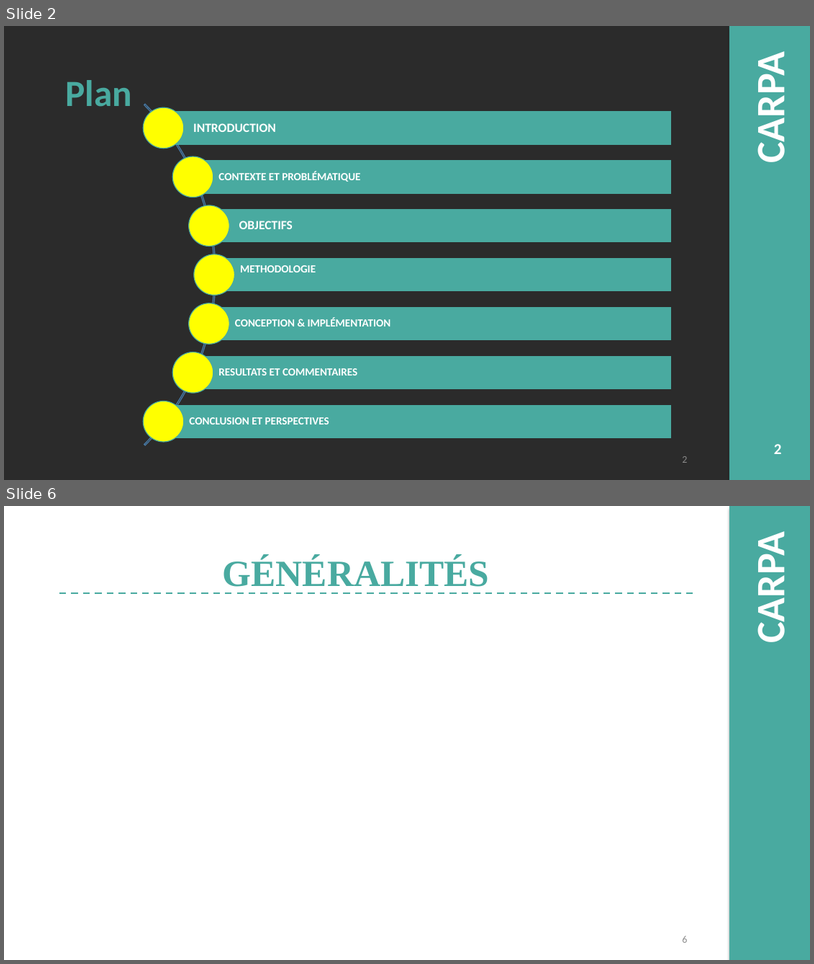
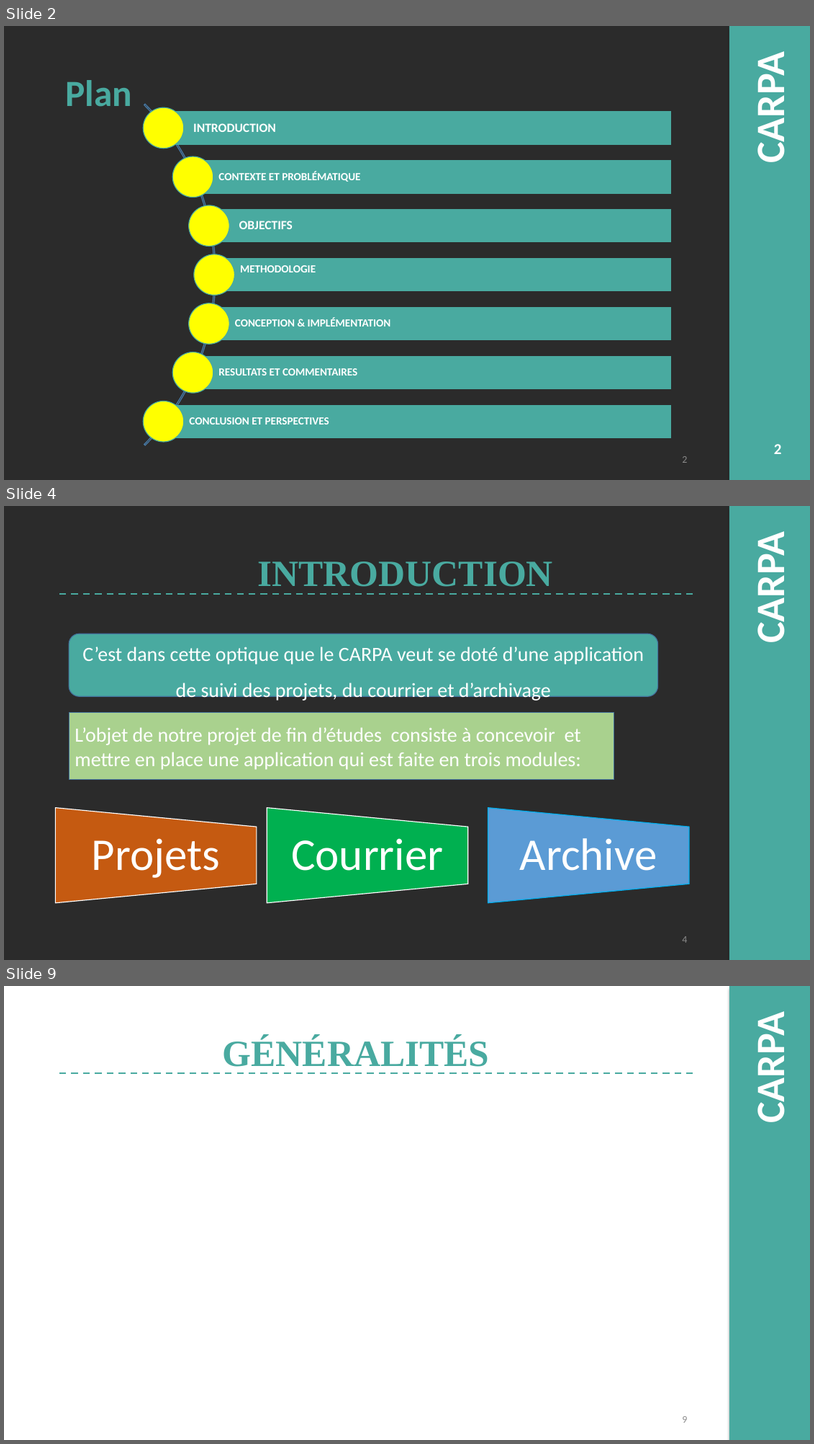
Before and after one commit to django123/memoire-M2, a slide deck: presentation.pptm. Shown one above the other, each under a label of ours: slides 2 and 6 before the commit, slides 2, 4 and 9 after it; the slides between them are not shown. The pictures are 814x964 and 814x1444 pixels, drawn with LibreOffice and Linux fonts; fonts in the diff are those of the drawing; background and template pictures are left out; a plain dark background stands for a picture behind light text. Boxes give left, top, right and bottom in pixels: in the first picture for what was removed or moved away, otherwise in the second. Text is boxed around its words. In the diff, an @@ line names an element or a change of style, - is before the commit and + after.

```diff
--- a/presentation.pptm
+++ b/presentation.pptm
@@ slide 4 added at [4,506,810,960], background picture (left out); not listed: 2 template elements that a slide beside it also shows @@
@@ title added at [258,561,553,587], 44 pt, text #49AAA0, bold @@
+INTRODUCTION
@@ line added from (59, 594) to (694, 594), #49AAA0 2 pt dashed @@
@@ rounded rectangle added at [69,633,658,697], fill #49AAA0, outline #43739E 1 pt, 24 pt, text #FFFFFF @@
+C’est dans cette optique que le CARPA veut se doté d’une application de suivi des projets, du courrier et d’archivage
@@ rectangle added at [69,713,614,779], fill #A9D18E, outline #43739E 1 pt, 24 pt, text #FFFFFF @@
+L’objet de notre projet de fin d’études consiste à concevoir et mettre en place une application qui est faite en trois modules:
@@ group added at [55,808,689,903]: 3 flow chart manual operations, 3 texts @@
+Projets
+Courrier
+Archive
@@ page number added at [682,936,687,942], 12 pt, text #8C8C8C @@
+4
@@ what was slide 6 is now slide 9 @@
@@ page number at [682,1416,687,1422]: text changed @@
-6
+9
```
Also in this commit, not shown: 1 slide changed, 5 other slides added, 3 slides removed, 1 other file.
